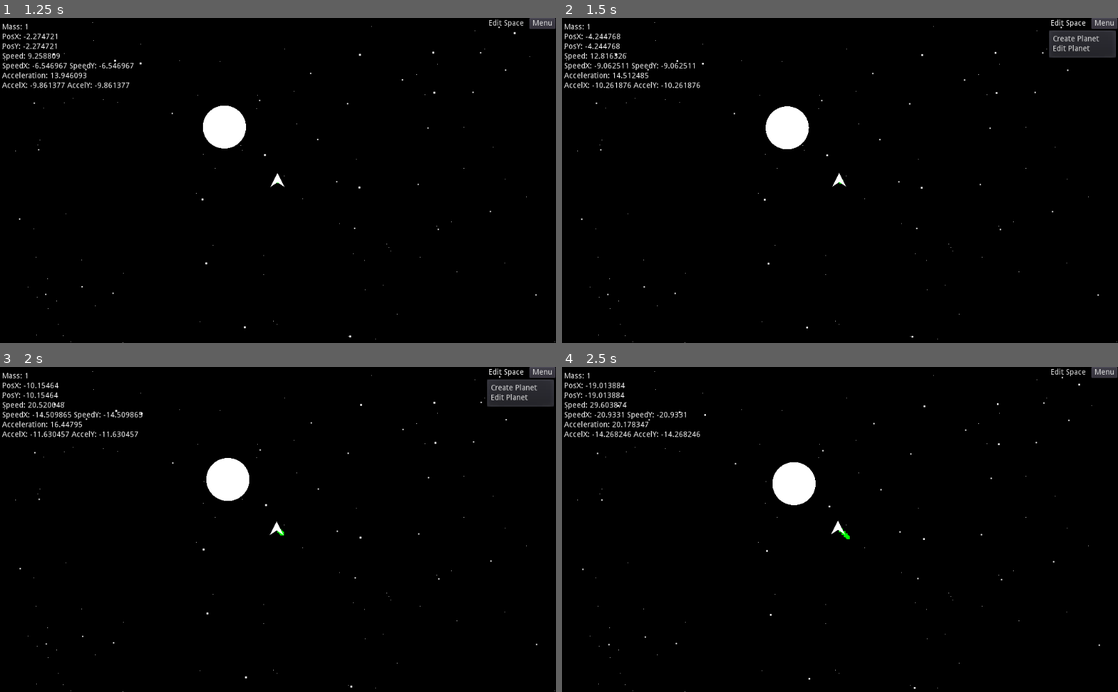
Above: before the commit, frames 1-4 (two rows, left to right).
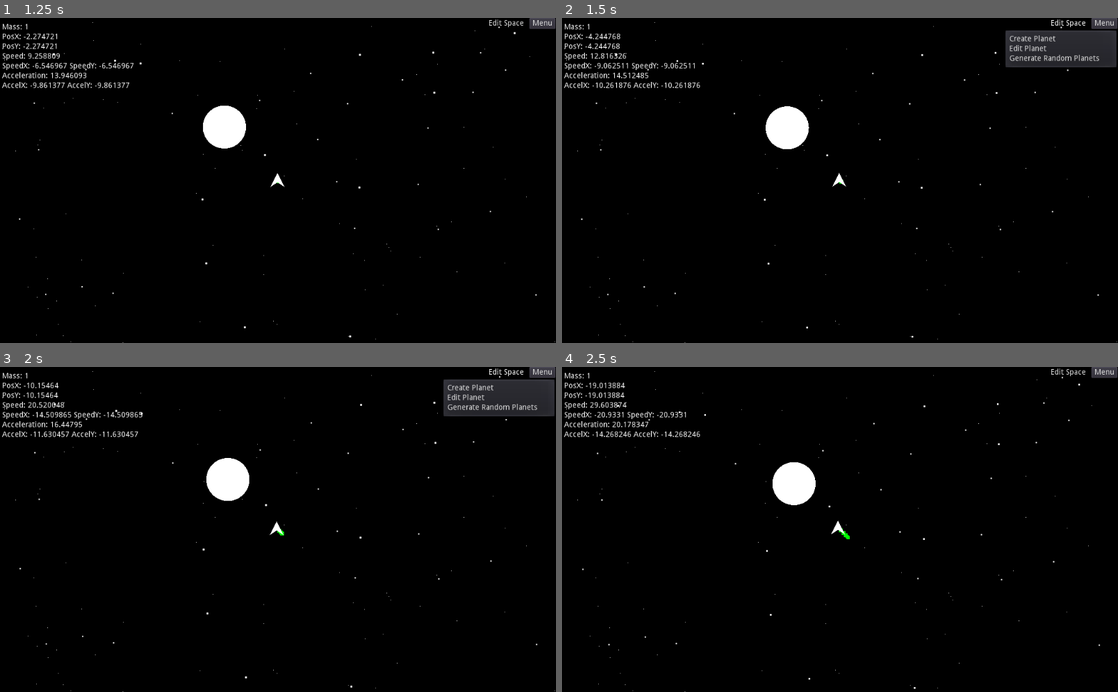
Above: after the commit, the same moments.

Repository: CallMeGenevieve/Starbounce
Game: Godot game, scene res://scenes/MainMenu/MainMenu.tscn
Two runs of this game, one before a commit and one after it. Both use one fixed random seed, a clock stepped at 60 frames per second and the inputs below.
Inputs:
- Up to frame 1 (1.25 s): click "Start Space" at 0.5 s
- Up to frame 2 (1.5 s): click "Edit Space" at 1.25 s
- Up to frame 3 (2 s): no input
- Up to frame 4 (2.5 s): click "Menu" at 2 s

Frame 1 is identical in both runs. In frame 2, 1.4% of the frame differs, in the area x 79-100%, y 3-16%; in frame 3, 1.4%; in frame 4, nothing differs.

Commit message:
dunno what happened. Didn't know what happened since then

Diff:
--- a/scenes/Camera/UI.tscn
+++ b/scenes/Camera/UI.tscn
@@ -69,7 +69,7 @@
 margin_right = 77.0
 margin_bottom = 20.0
 text = "Edit Space"
-items = [ "Create Planet", null, 0, false, false, 0, 0, null, "", false, "Edit Planet", null, 0, false, false, 1, 0, null, "", false ]
+items = [ "Create Planet", null, 0, false, false, 0, 0, null, "", false, "Edit Planet", null, 0, false, false, 1, 0, null, "", false, "Generate Random Planets", null, 0, false, false, 2, 0, null, "", false ]
 
 [node name="AccessPauseMenuButton" type="Button" parent="HBoxContainer"]
 margin_left = 81.0
--- a/scenes/HopeShip/HopeShip.gd
+++ b/scenes/HopeShip/HopeShip.gd
@@ -82,7 +82,7 @@
 
 
 func _on_HopeShip_area_entered(area):
-	if get_parent().edit_mode == 0:
+	if get_parent().edit_mode == 0 and not self.crashed:
 		self.crashed = true
 		hide()
 		get_parent().get_space_objects()
--- a/scenes/UI/UI.gd
+++ b/scenes/UI/UI.gd
@@ -2,6 +2,7 @@
 
 
 var popup
+var rng = RandomNumberGenerator.new()
 var current_space_object
 
 func _ready():
@@ -55,6 +56,20 @@
 			true
 		)
 		$PlanetEditor.show()
+	elif item_text == "Generate Random Planets":
+		for i in range(100):
+			rng.randomize()
+
+			current_space_object = space_objects.create_space_object()
+			current_space_object.mass = rng.randi_range(1000, 100000)
+			current_space_object.scale.x = rng.randf_range(0.5, 10)
+			current_space_object.scale.y = current_space_object.scale.x
+			current_space_object.position.x = rng.randf_range(-5000, 5000)
+			current_space_object.position.y = rng.randf_range(-5000, 5000)
+			var r = rng.randf_range(0, 1)
+			var g = rng.randf_range(0, 1)
+			var b = rng.randf_range(0, 1)
+			current_space_object.positional_particles.process_material.color = Color(r, g, b)
 
 
 func init_space_object():
